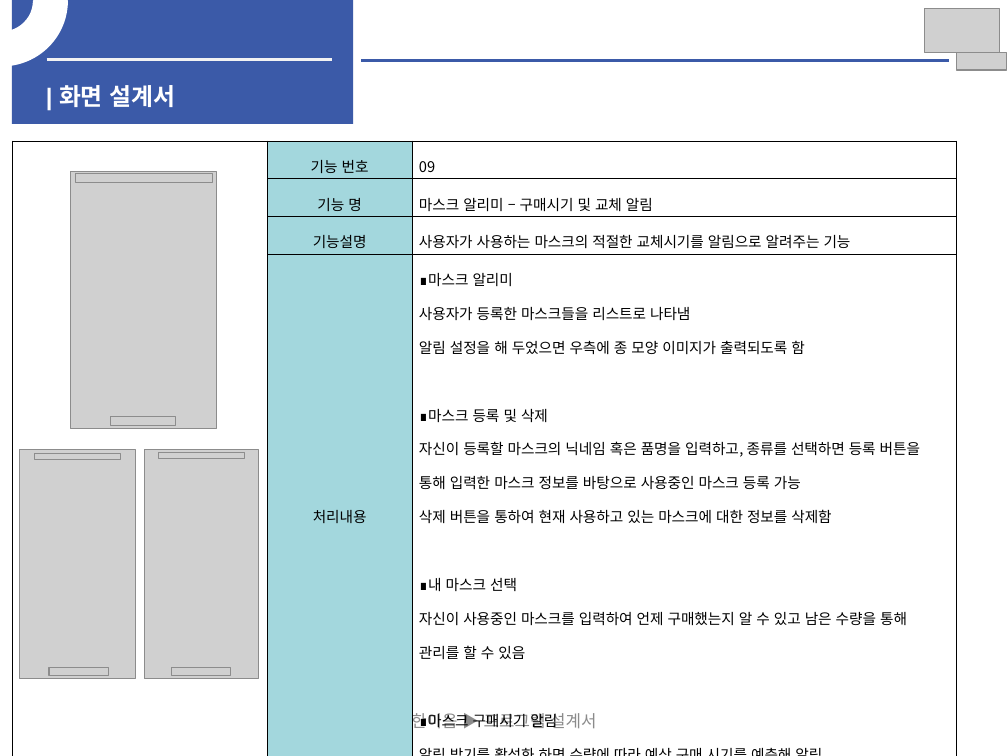
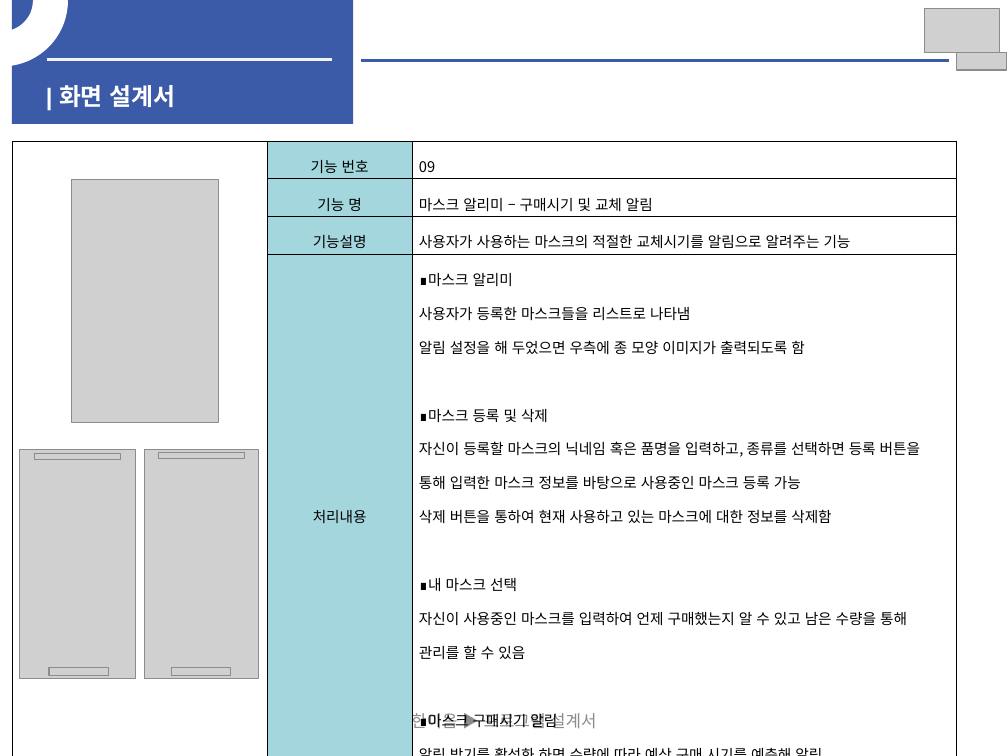
Before and after one commit to longBright/Hanium_Prj, a slide deck: slide 18 of 01_Documents/01_보고서/05_개발보고(2차)/SW개발_HW제작설계서_일반_2차초안.pptx. Drawn at 1008x756 pixels with LibreOffice and Linux fonts; fonts in the diff are those of the drawing; grey boxes stand for pictures. Boxes give left, top, right and bottom in pixels: in the first picture for what was removed or moved away, otherwise in the second. Text is boxed around its words. In the diff, an @@ line names an element or a change of style, - is before the commit and + after.

Commit message:
Oh

```diff
--- a/01_Documents/01_보고서/05_개발보고(2차)/SW개발_HW제작설계서_일반_2차초안.pptx
+++ b/01_Documents/01_보고서/05_개발보고(2차)/SW개발_HW제작설계서_일반_2차초안.pptx
@@ picture: place and size @@
-picture at box(71, 172, 217, 429)
+picture at box(72, 179, 218, 422)
@@ picture removed at box(76, 173, 213, 182) @@
@@ picture removed at box(111, 416, 176, 425) @@
```
